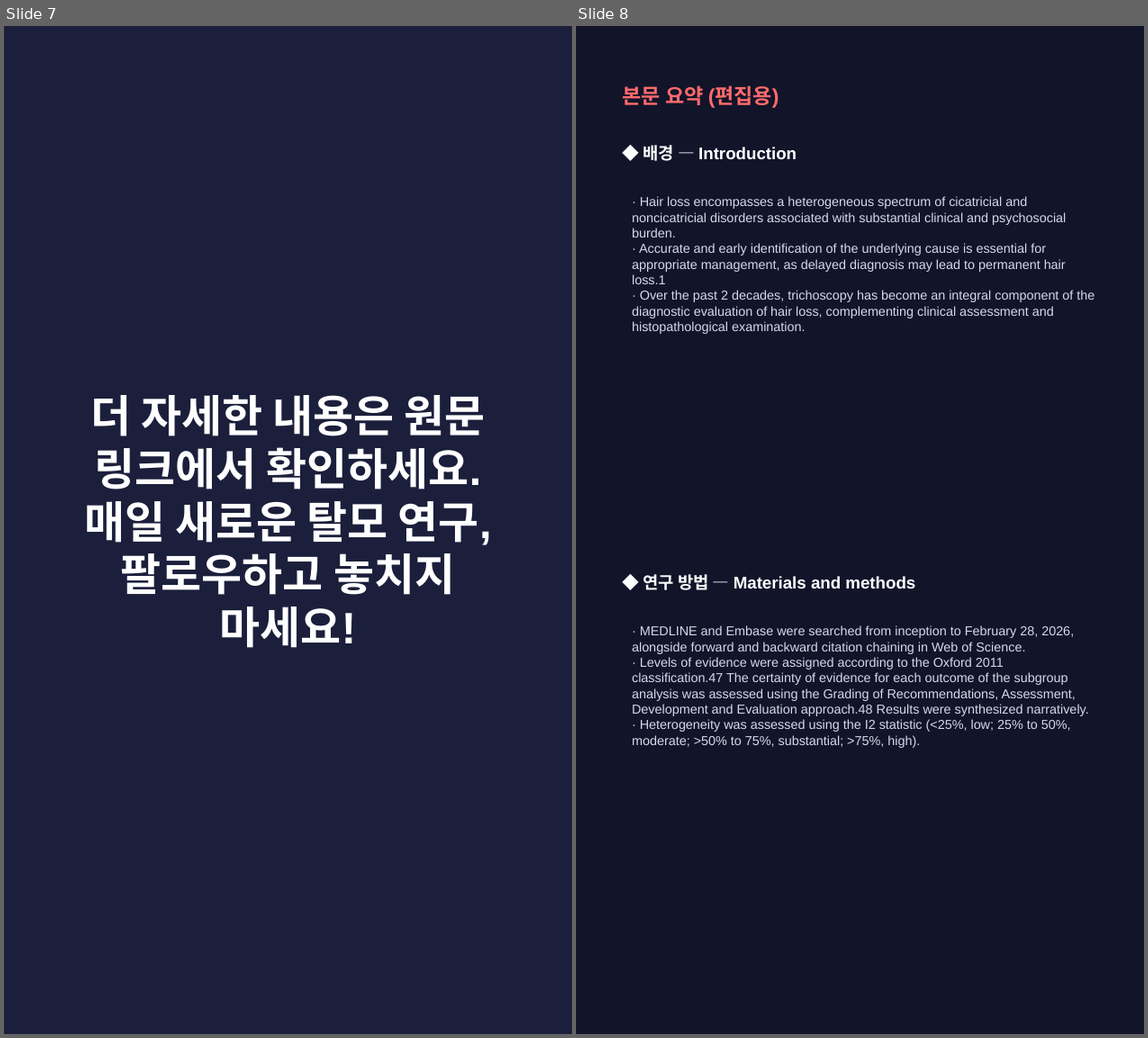
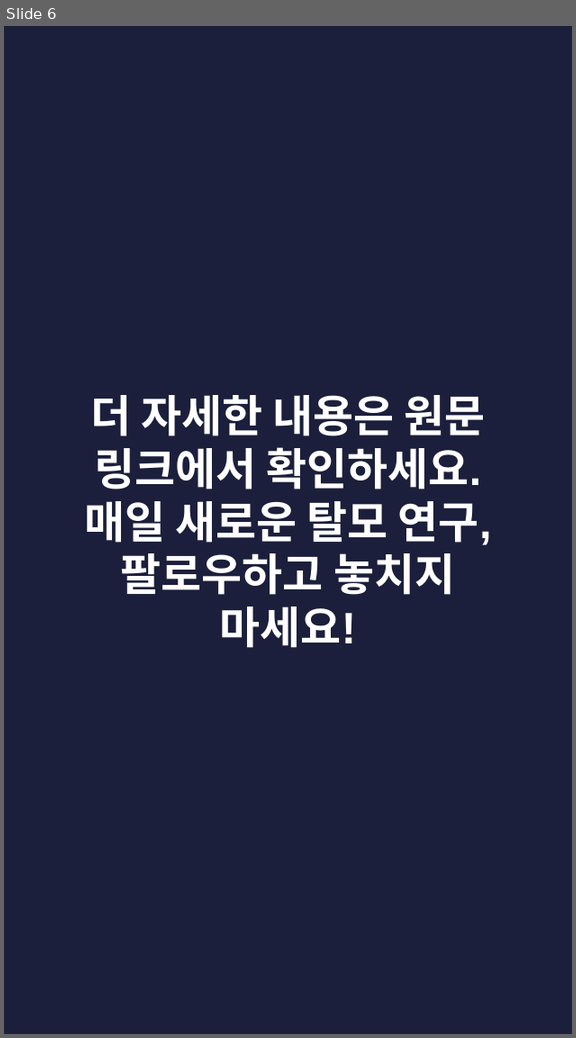
Before and after one commit to hyokang2010-BJ-ANTH/product-builder-test, a slide deck: pwa/data/latest/slides.pptx. Shown side by side, each under a label of ours: slides 7 and 8 before the commit, slide 6 after it. The pictures are 1148x1038 and 576x1038 pixels, drawn with LibreOffice and Linux fonts; fonts in the diff are those of the drawing. Boxes give left, top, right and bottom in pixels: in the first picture for what was removed or moved away, otherwise in the second. Text is boxed around its words. In the diff, an @@ line names an element or a change of style, - is before the commit and + after.

```diff
--- a/pwa/data/latest/slides.pptx
+++ b/pwa/data/latest/slides.pptx
@@ slide 8 removed at (576, 26, 1144, 1034), background #12142A @@
@@ text removed at (623, 85, 779, 108) @@
-본문 요약 (편집용)
@@ text removed at (644, 145, 796, 161) @@
-◆ 배경 — Introduction
@@ text removed at (632, 196, 1094, 334) @@
-· Hair loss encompasses a heterogeneous spectrum of cicatricial and noncicatricial disorders associated with substantial clinical and psychosocial burden.
-· Accurate and early identification of the underlying cause is essential for appropriate management, as delayed diagnosis may lead to permanent hair loss.1
-· Over the past 2 decades, trichoscopy has become an integral component of the diagnostic evaluation of hair loss, complementing clinical assessment and histopathological examination.
@@ text removed at (644, 574, 915, 590) @@
-◆ 연구 방법 — Materials and methods
@@ text removed at (632, 625, 1089, 748) @@
-· MEDLINE and Embase were searched from inception to February 28, 2026, alongside forward and backward citation chaining in Web of Science.
-· Levels of evidence were assigned according to the Oxford 2011 classification.47 The certainty of evidence for each outcome of the subgroup analysis was assessed using the Grading of Recommendations, Assessment, Development and Evaluation approach.48 Results were synthesized narratively.
-· Heterogeneity was assessed using the I2 statistic (<25%, low; 25% to 50%, moderate; >50% to 75%, substantial; >75%, high).
@@ what was slide 7 is now slide 6 @@
```
Also in this commit, not shown: 2 slides changed, 5 slides added, 6 other slides removed, 27 other files.
